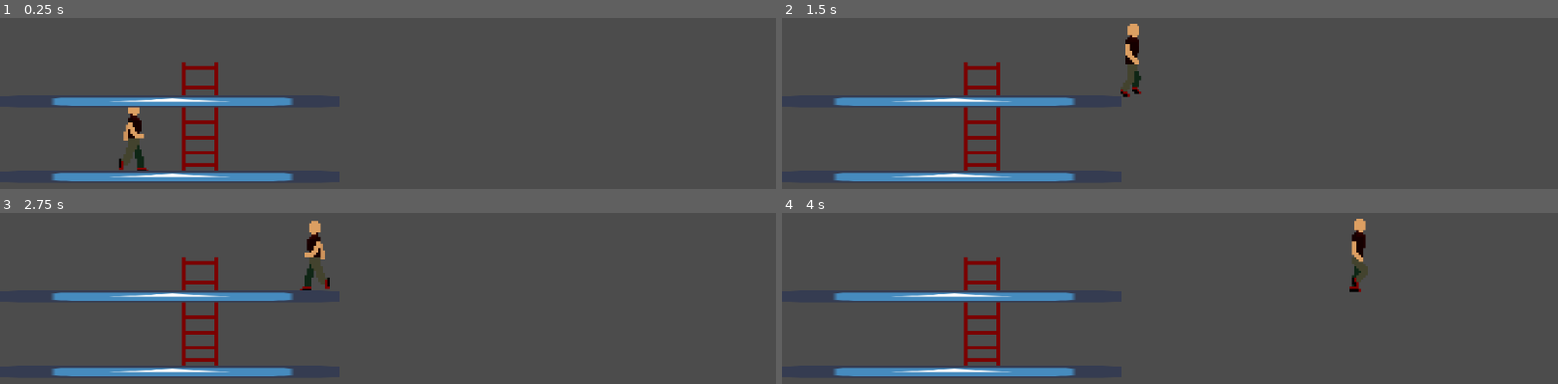
Above: before the commit, frames 1-4 (two rows, left to right).
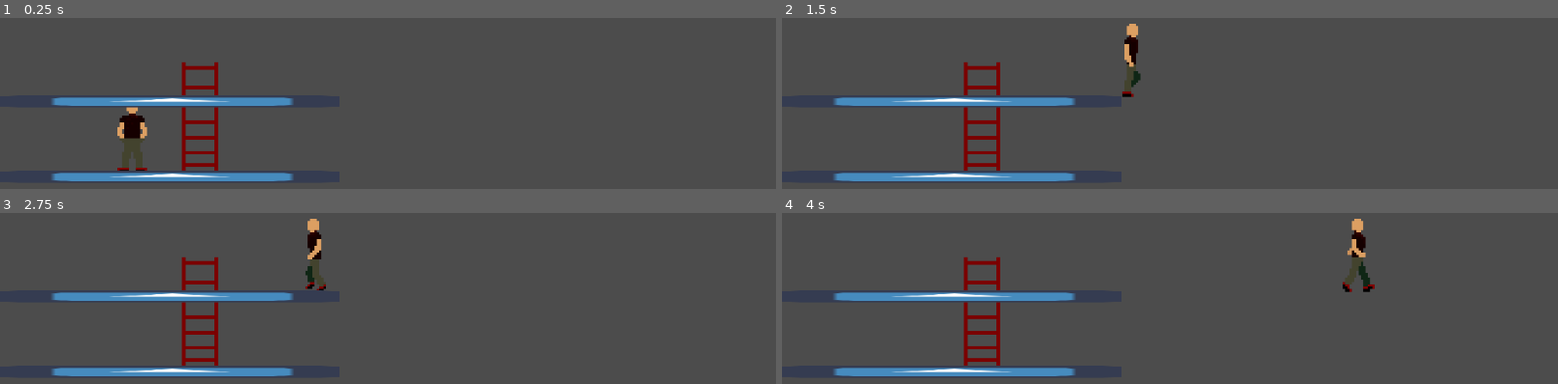
Above: after the commit, the same moments.

Repository: MihkelMK/suitsiidiindiviidid
Game: Godot game, scene res://main/Main.tscn
Same seed, same stepped clock (60 frames per second), same inputs: the game is played once before the commit and once after it. The project has no main scene, so this scene is started directly. The engine's default icon, where the game draws it, is replaced by a stand-in: a white triangle on a blue panel in a dark square.
Inputs:
- Up to frame 1 (0.25 s): no input
- Up to frame 2 (1.5 s): tap Enter at 0.5 s; hold Right (ui_right) from 0.53 s (still down); tap Up (ui_up) at 0.77 s
- Up to frame 3 (2.75 s): tap Up (ui_up) at 1.52 s; release Right (ui_right) at 2.03 s; hold Left (ui_left) from 2.03 s (still down)
- Up to frame 4 (4 s): release Left (ui_left) at 2.78 s; hold Right (ui_right) from 2.78 s (still down); tap Up (ui_up) at 3.02, 3.77 s

The runs differ from the first frame. In frame 1, 0.6% of the frame differs, in the area x 15-20%, y 51-90%; in frame 2, 0.3%; in frame 3, 0.5%; in frame 4, 0.6%, in the area x 72-77%, y 3-47%.

Commit message:
Added standing to animation

Diff:
--- a/src/Player.gd
+++ b/src/Player.gd
@@ -16,15 +16,15 @@
 	if Input.is_action_pressed("ui_right"):
 		move_and_collide(Vector2(speed,0))
 		$AnimatedSprite.flip_h = false
-		$AnimatedSprite.playing = true
+		$AnimatedSprite.animation = "walk"
 
 	elif Input.is_action_pressed("ui_left"):
 		move_and_collide(Vector2(-speed,0))
 		$AnimatedSprite.flip_h = true
-		$AnimatedSprite.playing = true
+		$AnimatedSprite.animation = "walk"
 
 	else:
-		$AnimatedSprite.playing = false
+		$AnimatedSprite.animation = "stand"
 
 	if atLadder == true:
 		if position.y == 288 and Input.is_action_just_pressed("ui_up"):
--- a/src/main/Player.tscn
+++ b/src/main/Player.tscn
@@ -9,13 +9,19 @@
 [ext_resource path="res://main/art/player/walk5.png" type="Texture" id=7]
 [ext_resource path="res://main/art/player/walk2.png" type="Texture" id=8]
 [ext_resource path="res://main/art/player/walk1.png" type="Texture" id=9]
+[ext_resource path="res://main/art/player/stand.png" type="Texture" id=10]
 
 [sub_resource type="SpriteFrames" id=2]
 animations = [ {
+"frames": [ ExtResource( 10 ) ],
+"loop": true,
+"name": "stand",
+"speed": 1.0
+}, {
 "frames": [ ExtResource( 9 ), ExtResource( 8 ), ExtResource( 5 ), ExtResource( 6 ), ExtResource( 7 ), ExtResource( 2 ), ExtResource( 4 ), ExtResource( 3 ) ],
 "loop": true,
 "name": "walk",
-"speed": 5.0
+"speed": 7.0
 } ]
 
 [sub_resource type="RectangleShape2D" id=1]
@@ -27,9 +33,8 @@
 [node name="AnimatedSprite" type="AnimatedSprite" parent="."]
 scale = Vector2( 3, 3 )
 frames = SubResource( 2 )
-animation = "walk"
-frame = 1
-speed_scale = 1.5
+animation = "stand"
+playing = true
 
 [node name="CollisionShape2D" type="CollisionShape2D" parent="."]
 shape = SubResource( 1 )
Not shown: 1 places in src/main/Player.tscn that only renumber resources
Binary file added: src/main/art/player/stand.png
Not shown, added: src/main/art/player/stand.png.import
